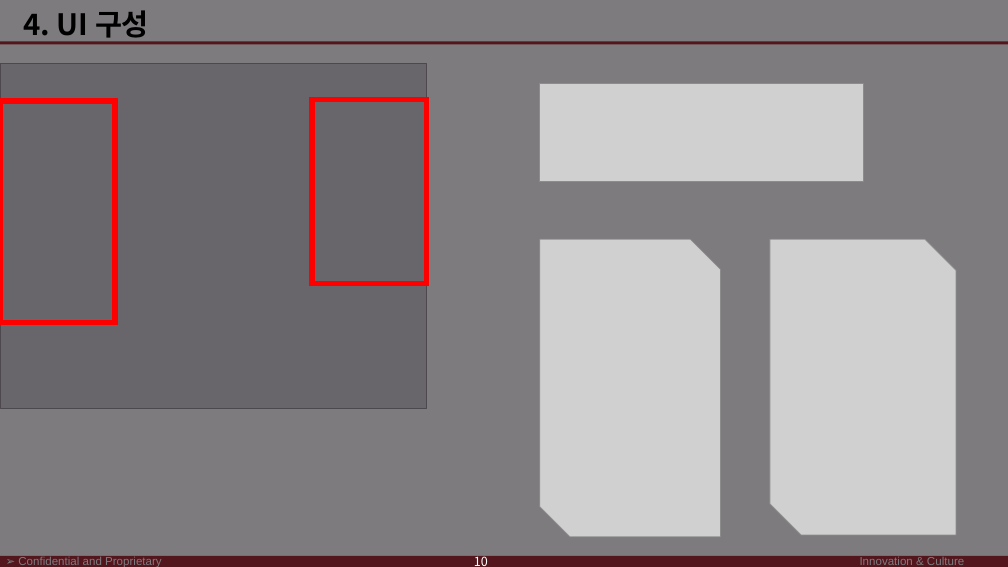
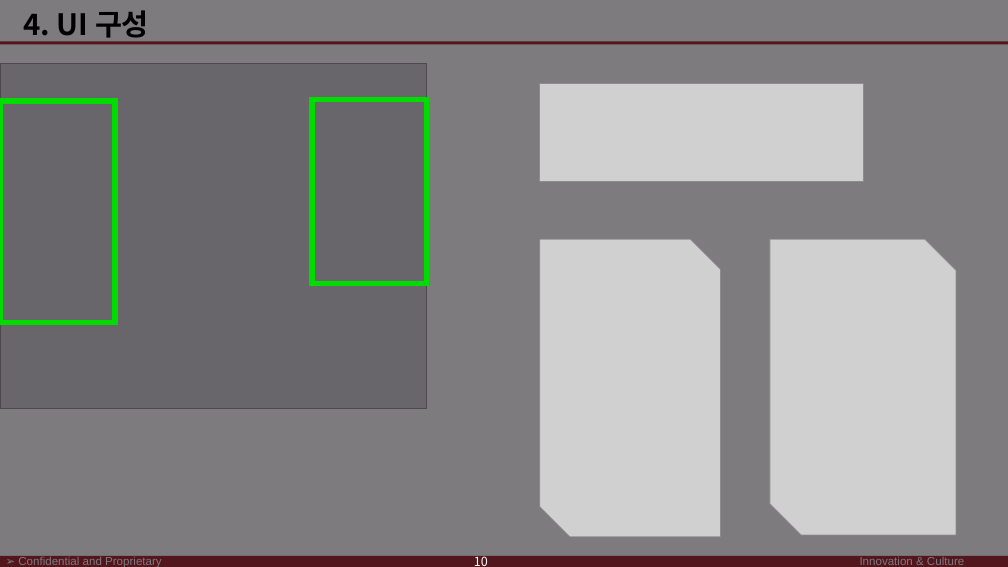
Before and after one commit to SaintSeong/JusungProject, a slide deck: slide 17 of A조 발표/A조 발표(수정용).pptx. Drawn at 1008x567 pixels with LibreOffice and Linux fonts; fonts in the diff are those of the drawing; grey boxes stand for pictures; background and template pictures are left out. Boxes give left, top, right and bottom in pixels: in the first picture for what was removed or moved away, otherwise in the second. Text is boxed around its words. In the diff, an @@ line names an element or a change of style, - is before the commit and + after.

```diff
--- a/A조 발표/A조 발표(수정용).pptx
+++ b/A조 발표/A조 발표(수정용).pptx
@@ rectangle at <box>0,101,115,323</box>: outline #FF0000 5 pt to #00DC00 5 pt @@
@@ rectangle at <box>312,100,427,284</box>: outline #FF0000 5 pt to #00DC00 5 pt @@
```
Also in this commit, not shown: 5 other slides changed.
